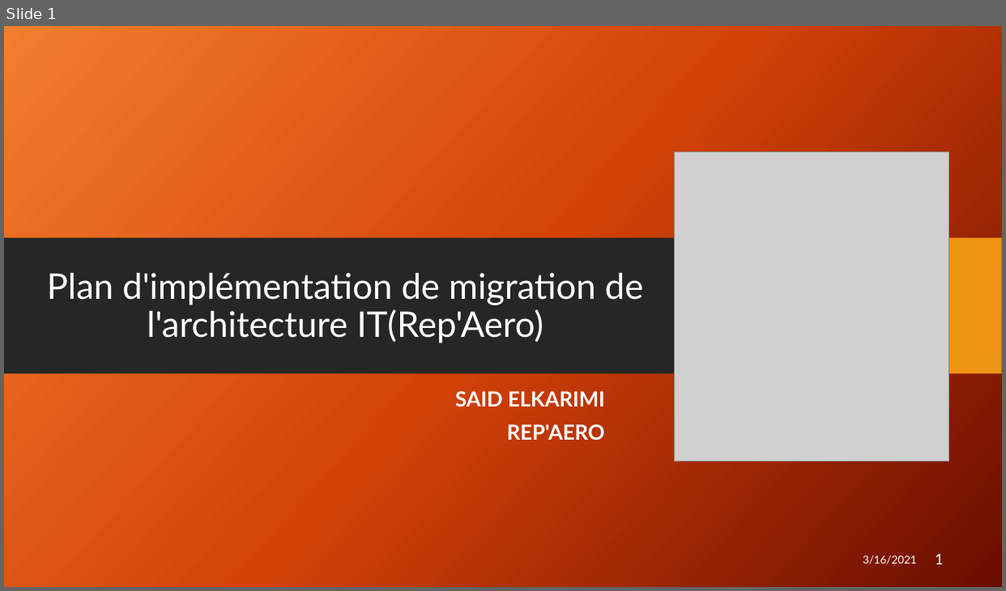
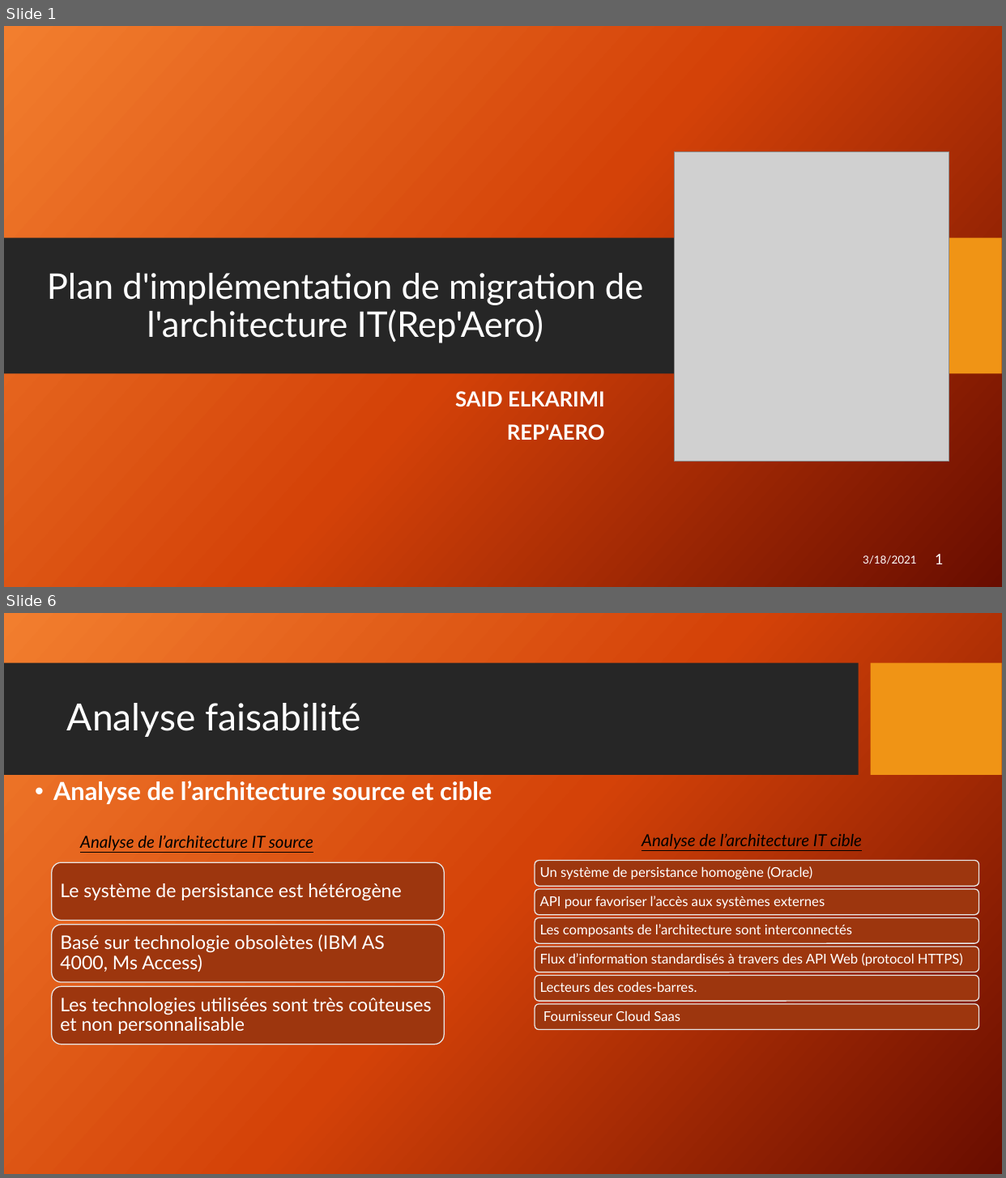
Before and after one commit to RigoSaid/rep-aero-repository, a slide deck: Presentation_Rep-Aero.pptx. Shown one above the other, each under a label of ours: slide 1 before the commit, slides 1 and 6 after it; the slides between them are not shown. The pictures are 1006x591 and 1006x1178 pixels, drawn with LibreOffice and Linux fonts; fonts in the diff are those of the drawing; grey boxes stand for pictures; background and template pictures are left out. Boxes give left, top, right and bottom in pixels: in the first picture for what was removed or moved away, otherwise in the second. Text is boxed around its words. In the diff, an @@ line names an element or a change of style, - is before the commit and + after.

```diff
--- a/Presentation_Rep-Aero.pptx
+++ b/Presentation_Rep-Aero.pptx
@@ slide 6 added at [4,613,1002,1174], background picture (left out) @@
@@ rectangle added at [4,663,859,776], fill #262626 @@
@@ rectangle added at [871,663,1002,776], fill #F09415 @@
@@ title added at [67,703,361,737], 36 pt, text #FFFFFF @@
+Analyse faisabilité
@@ text added at [53,781,492,804], 24 pt, text #FFFFFF, bold @@
+• Analyse de l’architecture source et cible
@@ text added at [80,836,313,851], 16 pt, text #000000, italic, underline @@
+Analyse de l’architecture IT source
@@ text added at [641,834,862,850], 16 pt, text #000000, italic, underline @@
+Analyse de l’architecture IT cible
@@ group added at [52,863,444,1044]: 3 rounded rectangles, 3 texts @@
+Le système de persistance est hétérogène
+Basé sur technologie obsolètes (IBM AS 4000, Ms Access)
+Les technologies utilisées sont très coûteuses et non personnalisable
@@ group added at [535,861,979,1030]: 6 rounded rectangles, 6 texts @@
+Un système de persistance homogène (Oracle)
+API pour favoriser l’accès aux systèmes externes
+Les composants de l’architecture sont interconnectés
+Flux d’information standardisés à travers des API Web (protocol HTTPS)
+Lecteurs des codes-barres.
+Fournisseur Cloud Saas
@@ slide 1 changed as well @@
@@ text at [863,556,916,565]: text changed @@
-3/16/2021
+3/18/2021
```
Also in this commit, not shown: 1 other slide changed, 10 other slides added, 1 other file.
